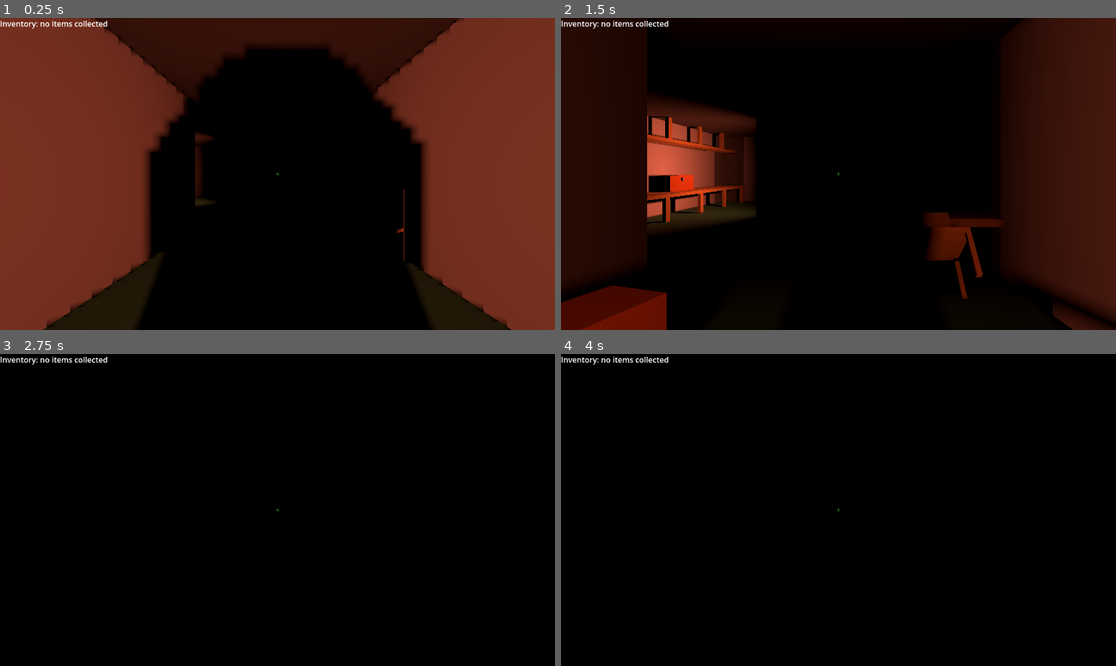
Above: before the commit, frames 1-4 (two rows, left to right).
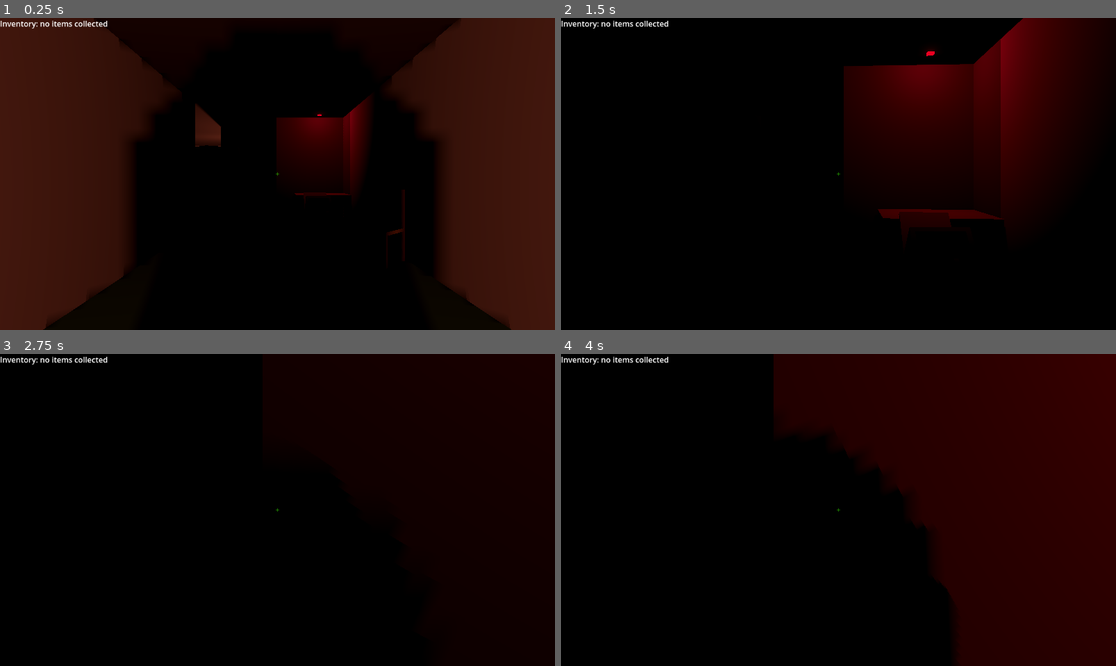
Above: after the commit, the same moments.

Repository: jamklex/3dshooter
Game: Godot game, scene res://scenes/level_1/_main.tscn
Two runs of this game, one before a commit and one after it. Both use one fixed random seed, a clock stepped at 60 frames per second and the inputs below. This scene is started directly instead of the project's main scene.
Inputs (mouse positions are in pixels of both pictures, inside the frame that each line leads up to):
- Up to frame 1 (0.25 s): no input
- Up to frame 2 (1.5 s): tap Enter at 0.5 s; move the mouse to (866, 174) at 0.52 s; hold W (forward) from 0.53 s (still down); tap E (interact) at 0.6, 1.35 s; tap Space (jump) at 0.77 s; move the mouse to (810, 174) at 1.27 s
- Up to frame 3 (2.75 s): keep holding W (forward); tap Space (jump) at 1.52 s; move the mouse to (288, 503) at 2.02 s; tap E (interact) at 2.1 s
- Up to frame 4 (4 s): keep holding W (forward); tap Space (jump) at 2.75, 3.02, 3.77 s; move the mouse to (832, 516) at 2.77 s; tap E (interact) at 2.85, 3.6 s; move the mouse to (877, 513) at 3.52 s

The runs differ from the first frame. In frame 1, 61% of the frame differs, in the area x 0-100%, y 0-100%; in frame 2, 46%; in frame 3, 0.4%; in frame 4, 42%.

Commit message:
improved lighting, more props and vents

Diff:
--- /dev/null
+++ b/assets/models/airvent/airvent.tres
@@ -0,0 +1,4 @@
+[gd_resource type="StandardMaterial3D" format=3 uid="uid://bgaabpcknx8cd"]
+
+[resource]
+albedo_color = Color(0.411765, 0.643137, 0.494118, 1)
--- /dev/null
+++ b/assets/models/airvent/airvent.tscn
@@ -0,0 +1,26 @@
+[gd_scene load_steps=4 format=3 uid="uid://dq7k23rt2b1yq"]
+
+[ext_resource type="Material" uid="uid://bgaabpcknx8cd" path="res://assets/models/airvent/airvent.tres" id="1_0k0qp"]
+[ext_resource type="Script" path="res://shared/scripts/clickable.gd" id="1_di3os"]
+
+[sub_resource type="StandardMaterial3D" id="StandardMaterial3D_mdisq"]
+albedo_color = Color(0, 0, 0, 1)
+
+[node name="airvent" type="CSGBox3D"]
+use_collision = true
+size = Vector3(0.2, 1, 1)
+material = ExtResource("1_0k0qp")
+script = ExtResource("1_di3os")
+disable_on_interact = true
+action = 3
+
+[node name="grid" type="CSGBox3D" parent="."]
+transform = Transform3D(1, 0, 0, 0, 0.707107, -0.707107, 0, 0.707107, 0.707107, 0.1, 0, 0)
+size = Vector3(0.1, 0.6, 0.6)
+material = ExtResource("1_0k0qp")
+
+[node name="grid2" type="CSGBox3D" parent="."]
+transform = Transform3D(1, 0, 0, 0, -4.37114e-08, -1, 0, 1, -4.37114e-08, 0.1, 0, 0)
+operation = 2
+size = Vector3(0.1, 0.6, 0.6)
+material = SubResource("StandardMaterial3D_mdisq")
--- /dev/null
+++ b/assets/models/boxes/box.tres
@@ -0,0 +1,4 @@
+[gd_resource type="StandardMaterial3D" format=3 uid="uid://bfa6awgv17b8m"]
+
+[resource]
+albedo_color = Color(0.160784, 0.247059, 0.329412, 1)
--- /dev/null
+++ b/assets/models/boxes/boxes.tscn
@@ -0,0 +1,34 @@
+[gd_scene load_steps=2 format=3 uid="uid://de1t4ilfnctum"]
+
+[ext_resource type="Material" uid="uid://bfa6awgv17b8m" path="res://assets/models/boxes/box.tres" id="1_mjj0n"]
+
+[node name="boxes" type="Node3D"]
+
+[node name="large_middle" type="CSGBox3D" parent="."]
+transform = Transform3D(1, 0, 0, 0, 1, 0, 0, 0, 1, 0, 0.5, 0)
+use_collision = true
+size = Vector3(2, 1, 1)
+material = ExtResource("1_mjj0n")
+
+[node name="large_right" type="CSGBox3D" parent="."]
+transform = Transform3D(-0.262425, 0, 0.964952, 0, 1, 0, -0.964952, 0, -0.262425, 0, 0.5, -0.71686)
+use_collision = true
+size = Vector3(2, 1, 1)
+material = ExtResource("1_mjj0n")
+
+[node name="large_top" type="CSGBox3D" parent="."]
+transform = Transform3D(0.410576, 0, 0.911827, 0, 1, 0, -0.911827, 0, 0.410576, -0.493, 1.5, -0.717)
+use_collision = true
+size = Vector3(2, 1, 1)
+material = ExtResource("1_mjj0n")
+
+[node name="large_left" type="CSGBox3D" parent="."]
+transform = Transform3D(0.886688, 0, 0.462368, 0, 1, 0, -0.462368, 0, 0.886688, -0.493, 0.5, 1.40289)
+use_collision = true
+size = Vector3(2, 1, 1)
+material = ExtResource("1_mjj0n")
+
+[node name="small_top" type="CSGBox3D" parent="."]
+transform = Transform3D(0.432605, 0, 0.901583, 0, 1, 0, -0.901583, 0, 0.432605, -0.387, 1.5, 1.035)
+use_collision = true
+material = ExtResource("1_mjj0n")
--- /dev/null
+++ b/assets/models/lamp/floor_lamp.tscn
@@ -0,0 +1,15 @@
+[gd_scene load_steps=3 format=3 uid="uid://6wpg15f3dwxv"]
+
+[ext_resource type="Script" path="res://shared/scripts/glowable.gd" id="1_gu2pa"]
+
+[sub_resource type="StandardMaterial3D" id="StandardMaterial3D_yk6wy"]
+
+[node name="top_lamp" type="CSGBox3D"]
+size = Vector3(0.1, 0.05, 0.1)
+material = SubResource("StandardMaterial3D_yk6wy")
+script = ExtResource("1_gu2pa")
+color = Color(0.419608, 0.588235, 0.345098, 1)
+
+[node name="light" type="OmniLight3D" parent="."]
+shadow_enabled = true
+omni_range = 3.0
--- /dev/null
+++ b/assets/models/lamp/top_lamp.tscn
@@ -0,0 +1,15 @@
+[gd_scene load_steps=3 format=3 uid="uid://c0xarjkovxkuc"]
+
+[ext_resource type="Script" path="res://shared/scripts/glowable.gd" id="1_4xmsj"]
+
+[sub_resource type="StandardMaterial3D" id="StandardMaterial3D_yk6wy"]
+
+[node name="top_lamp" type="CSGBox3D"]
+size = Vector3(0.1, 0.05, 0.1)
+material = SubResource("StandardMaterial3D_yk6wy")
+script = ExtResource("1_4xmsj")
+color = Color(0.470588, 0.580392, 0.694118, 1)
+
+[node name="light" type="OmniLight3D" parent="."]
+shadow_enabled = true
+omni_range = 3.0
--- a/assets/models/lamp/wall_lamp.gd
+++ /dev/null
@@ -1,11 +0,0 @@
-extends Node3D
-
-@export var color = "c05239" as Color
-@onready var lamp = $lamp as CSGBox3D
-@onready var light = $lamp/light as SpotLight3D
-
-func _ready():
-	var lamp_material = lamp.material as StandardMaterial3D
-	lamp_material.albedo_color = color
-	lamp_material.emission = color
-	light.light_color = color
--- a/assets/models/lamp/wall_lamp.tres
+++ /dev/null
@@ -1,4 +0,0 @@
-[gd_resource type="StandardMaterial3D" format=3 uid="uid://bsvhgtsmp4yfj"]
-
-[resource]
-emission_enabled = true
--- a/assets/models/lamp/wall_lamp.tscn
+++ b/assets/models/lamp/wall_lamp.tscn
@@ -1,27 +1,25 @@
-[gd_scene load_steps=4 format=3 uid="uid://crn8jtwfkuoq3"]
+[gd_scene load_steps=4 format=3 uid="uid://c6oqupr7ertgm"]
 
-[ext_resource type="Material" uid="uid://bsvhgtsmp4yfj" path="res://assets/models/lamp/wall_lamp.tres" id="1_ksdbq"]
-[ext_resource type="Script" path="res://assets/models/lamp/wall_lamp.gd" id="1_o0x3r"]
+[ext_resource type="Script" path="res://shared/scripts/glowable.gd" id="1_awe21"]
 [ext_resource type="Material" uid="uid://1gwhllq1a4so" path="res://assets/models/lamp/wall_lamp_base.tres" id="2_a1rsa"]
 
-[node name="wall_lamp" type="Node3D"]
-script = ExtResource("1_o0x3r")
+[sub_resource type="StandardMaterial3D" id="StandardMaterial3D_ko1xw"]
+emission_enabled = true
 
-[node name="lamp" type="CSGBox3D" parent="."]
+[node name="wall_lamp" type="CSGBox3D"]
 size = Vector3(0.3, 0.5, 0.1)
-material = ExtResource("1_ksdbq")
+material = SubResource("StandardMaterial3D_ko1xw")
+script = ExtResource("1_awe21")
 
-[node name="light" type="SpotLight3D" parent="lamp"]
-light_energy = 10.0
-light_indirect_energy = 15.0
+[node name="light" type="OmniLight3D" parent="."]
+light_color = Color(0.584314, 0.552941, 0.670588, 1)
+light_energy = 5.0
+light_indirect_energy = 5.0
+light_volumetric_fog_energy = 5.0
 shadow_enabled = true
-shadow_blur = 2.0
-spot_range = 12.0
-spot_attenuation = 0.3
-spot_angle = 65.0
-spot_angle_attenuation = 2.0
+omni_range = 12.0
 
-[node name="base" type="CSGBox3D" parent="lamp"]
+[node name="base" type="CSGBox3D" parent="."]
 transform = Transform3D(1, 0, 0, 0, 1, 0, 0, 0, 1, 0, 0, 0.025548)
 size = Vector3(0.4, 0.6, 0.05)
 material = ExtResource("2_a1rsa")
--- /dev/null
+++ b/assets/models/panels/panel.tscn
@@ -0,0 +1,4 @@
+[gd_scene format=3 uid="uid://c4d5831f0wvvp"]
+
+[node name="panel" type="CSGBox3D"]
+size = Vector3(0.5, 0.1, 1)
--- a/assets/models/player/player.gd
+++ b/assets/models/player/player.gd
@@ -67,7 +67,7 @@
 	if !Input.is_action_just_pressed("interact"):
 		return
 	var distance = self.global_position.distance_to(collider.global_position)
-	if distance > interact_distance:
+	if distance > InteractionHelper.interact_distance(collider, interact_distance):
 		return
 	if collider.has_method("interact"):
 		collider.interact(self)
--- a/scenes/level_1/_main.tscn
+++ b/scenes/level_1/_main.tscn
@@ -11,8 +11,11 @@
 [ext_resource type="PackedScene" uid="uid://bhdudjag6gu48" path="res://assets/models/roof/roof.tscn" id="7_mlhrq"]
 [ext_resource type="PackedScene" uid="uid://bj0dmkliaxidt" path="res://assets/models/table/table.tscn" id="8_eopf7"]
 [ext_resource type="PackedScene" uid="uid://d2dk5nxi2ti7c" path="res://assets/models/item/item.tscn" id="11_0wgjw"]
+[ext_resource type="PackedScene" uid="uid://de1t4ilfnctum" path="res://assets/models/boxes/boxes.tscn" id="11_pbjhs"]
 [ext_resource type="PackedScene" uid="uid://cpa6tt7ijrjsb" path="res://assets/models/leaver/leaver.tscn" id="12_udwnb"]
-[ext_resource type="PackedScene" uid="uid://crn8jtwfkuoq3" path="res://assets/models/lamp/wall_lamp.tscn" id="13_ia30y"]
+[ext_resource type="PackedScene" uid="uid://c6oqupr7ertgm" path="res://assets/models/lamp/wall_lamp.tscn" id="13_ia30y"]
+[ext_resource type="PackedScene" uid="uid://c0xarjkovxkuc" path="res://assets/models/lamp/top_lamp.tscn" id="14_xkeo5"]
+[ext_resource type="PackedScene" uid="uid://dq7k23rt2b1yq" path="res://assets/models/airvent/airvent.tscn" id="15_532me"]
 
 [node name="Level 1" type="Node3D"]
 
@@ -400,6 +403,24 @@
 [node name="chest9" parent="Props" instance=ExtResource("6_y0qcw")]
 transform = Transform3D(0.971681, 0, 0.236295, 0, 1, 0, -0.236295, 0, 0.971681, -16.5, 0.758034, -5.5)
 
+[node name="leaver" parent="Props" instance=ExtResource("12_udwnb")]
+transform = Transform3D(-4.37114e-08, -1, 0, 1, -4.37114e-08, 0, 0, 0, 1, -33.9671, 1.29327, -4.99951)
+
+[node name="boxes" parent="Props" instance=ExtResource("11_pbjhs")]
+transform = Transform3D(0.212041, 0, -0.977261, 0, 1, 0, 0.977261, 0, 0.212041, -26.8502, -1.43424e-07, -6.81196)
+
+[node name="boxes2" parent="Props" instance=ExtResource("11_pbjhs")]
+transform = Transform3D(-0.936959, 0, 0.349439, 0, 1, 0, -0.349439, 0, -0.936959, -20.9895, 9.49949e-08, -4.95725)
+
+[node name="boxes3" parent="Props" instance=ExtResource("11_pbjhs")]
+transform = Transform3D(-0.992474, 0, 0.122458, 0, 1, 0, -0.122458, 0, -0.992474, -27.3139, 3.33413e-07, -2.6727)
+
+[node name="boxes4" parent="Props" instance=ExtResource("11_pbjhs")]
+transform = Transform3D(-0.207656, 0, 0.978203, 0, 1, 0, -0.978203, 0, -0.207656, -31.5, 0, -3.39434)
+
+[node name="boxes5" parent="Props" instance=ExtResource("11_pbjhs")]
+transform = Transform3D(-0.93696, 0, 0.349439, 0, 1, 0, -0.349439, 0, -0.93696, -5.41483, 0, 2.52482)
+
 [node name="Floor" type="Node3D" parent="."]
 
 [node name="long-floor" parent="Floor" instance=ExtResource("1_c2l71")]
@@ -471,14 +492,28 @@
 [node name="long-floor21" parent="Floor" instance=ExtResource("1_c2l71")]
 transform = Transform3D(1, 0, 0, 0, 1, 0, 0, 0, 1, -31, 0, -7)
 
-[node name="leaver" parent="." instance=ExtResource("12_udwnb")]
-transform = Transform3D(-4.37114e-08, -1, 0, 1, -4.37114e-08, 0, 0, 0, 1, -33.9671, 1.29327, -4.99951)
-
-[node name="wall_lamp" parent="." instance=ExtResource("13_ia30y")]
+[node name="lamps" type="Node3D" parent="."]
+
+[node name="wall_lamp" parent="lamps" instance=ExtResource("13_ia30y")]
 transform = Transform3D(-4.37114e-08, 0, 1, 0, 1, 0, -1, 0, -4.37114e-08, 5.93239, 1.23272, 0.020648)
-
-[node name="wall_lamp2" parent="." instance=ExtResource("13_ia30y")]
+flicker_enabled = true
+
+[node name="wall_lamp2" parent="lamps" instance=ExtResource("13_ia30y")]
 transform = Transform3D(-1, 0, -8.74228e-08, 0, 1, 0, 8.74228e-08, 0, -1, -11.0382, 1.3812, 2.07007)
-
-[node name="wall_lamp3" parent="." instance=ExtResource("13_ia30y")]
+flicker_enabled = true
+
+[node name="wall_lamp3" parent="lamps" instance=ExtResource("13_ia30y")]
 transform = Transform3D(1, 0, 0, 0, 1, 0, 0, 0, 1, -23.0406, 1.5996, 1.92503)
+flicker_enabled = true
+
+[node name="top_lamp" parent="lamps" instance=ExtResource("14_xkeo5")]
+transform = Transform3D(1, 0, 0, 0, 1, 0, 0, 0, 1, -5.45413, 2.99964, -1.20282)
+color = Color(0.917647, 0, 0.137255, 1)
+flicker_enabled = true
+flicker_interval_sec = [2.0, 0.3]
+flicker_natural = false
+
+[node name="vents" type="Node3D" parent="."]
+
+[node name="airvent" parent="vents" instance=ExtResource("15_532me")]
+transform = Transform3D(-4.37114e-08, 0, -1, 0, 1, 0, 1, 0, -4.37114e-08, -21, 2, -8)
--- a/shared/scripts/InteractionHelper.gd
+++ b/shared/scripts/InteractionHelper.gd
@@ -9,3 +9,9 @@
 		inventory[key] = value
 	player.show_last_drop("found: " + str(drops))
 	player.refresh_inventory_output()
+
+static func interact_distance(interactable, default_distance):
+	var item_distance = interactable.get("interact_distance_m")
+	if item_distance != null:
+		return item_distance
+	return default_distance
--- a/shared/scripts/actions.gd
+++ b/shared/scripts/actions.gd
@@ -3,7 +3,8 @@
 enum TYPE {
 	PRINT_ON,
 	PRINT_OFF,
-	TELEPORT_TO_BASE
+	TELEPORT_TO_BASE,
+	STORE_LOOT
 }
 
 static func execute_action(action: Actions.TYPE):
@@ -13,6 +14,8 @@
 		Actions.TYPE.PRINT_OFF:
 			print("off")
 		Actions.TYPE.TELEPORT_TO_BASE:
-			print("teleport back")
+			print("TODO: teleport back")
+		Actions.TYPE.STORE_LOOT:
+			print("TODO: store loot")
 		_:
 			print("action " + str(action) + " is not implemented")
--- a/shared/scripts/clickable.gd
+++ b/shared/scripts/clickable.gd
@@ -9,11 +9,14 @@
 @export var disable_on_interact = false
 @export var action: Actions.TYPE
 @export var highlight_seconds = 0.1 as float
+@export var interact_distance_m = 2.0
 
 func _ready():
-	highlightTimer.connect("timeout", Callable(self, "remove_highlight"), 0)
-	highlightTimer.one_shot = true
-	add_child(highlightTimer)
+	material = material.duplicate(true) # individual material
+	if highlight_seconds > 0:
+		highlightTimer.connect("timeout", Callable(self, "remove_highlight"), 0)
+		highlightTimer.one_shot = true
+		add_child(highlightTimer)
 
 func can_interact():
 	return interactable
@@ -23,8 +26,11 @@
 	await click_animation()
 	if(disable_on_interact):
 		interactable = false
+		remove_highlight()
 
 func highlight():
+	if !interactable:
+		return
 	highlightTimer.wait_time = highlight_seconds
 	highlightTimer.start()
 	highlighted = true
@@ -36,5 +42,5 @@
 	material.emission_enabled = false
 
 func click_animation():
-	print("click animation")
+	print("TODO: click animation")
 	return true
--- /dev/null
+++ b/shared/scripts/glowable.gd
@@ -0,0 +1,49 @@
+class_name Glowable
+
+extends CSGBox3D
+
+@onready var light = $light as OmniLight3D
+@export var active = true
+@export var color = "c05239" as Color
+@export_category("Flicker Effect")
+@export var flicker_enabled = false
+@export var flicker_interval_sec = [0.2,0.5,0.1,0.1,2,0.3]
+@export var flicker_natural = true
+var flicker_timer = Timer.new()
+var flicker_pos = 0
+
+func _ready():
+	material = material.duplicate(true) # individual material
+	if color:
+		material.albedo_color = color
+		light.light_color = color
+	if !active:
+		lights_off()
+		return
+	lights_on()
+	if flicker_enabled:
+		add_child(flicker_timer)
+		flicker_timer.connect("timeout", Callable(self, "trigger_flicker"), 0)
+		flicker_timer.start()
+
+func lights_on():
+	if color:
+		material.emission = color
+	material.emission_enabled = true
+	light.visible = true
+
+func lights_off():
+	material.emission_enabled = false
+	light.visible = false
+
+func trigger_flicker():
+	if light.visible:
+		lights_off()
+	else:
+		lights_on()
+	flicker_pos = (flicker_pos + 1) % flicker_interval_sec.size()
+	var flicker_time = flicker_interval_sec[flicker_pos]
+	if flicker_natural:
+		flicker_time = flicker_time * randf_range(0,2)
+	flicker_timer.wait_time = flicker_time
+	flicker_timer.start()
--- a/shared/scripts/lootable.gd
+++ b/shared/scripts/lootable.gd
@@ -6,8 +6,10 @@
 @export var interactable = true
 @export var highlighted = false
 @export var highlight_seconds = 1.0 as float
+@export var interact_distance_m = 2.0 as float
 
 func _ready():
+	material = material.duplicate(true) # individual material
 	highlightTimer.connect("timeout", Callable(self, "remove_highlight"), 0)
 	highlightTimer.one_shot = true
 	add_child(highlightTimer)
@@ -34,7 +36,7 @@
 	material.emission_enabled = false
 
 func open_animation():
-	print("opening box")
+	print("TODO: opening animation")
 	return true
 
 func get_random_items():
--- a/shared/scripts/pickable.gd
+++ b/shared/scripts/pickable.gd
@@ -9,6 +9,7 @@
 @export var item_type: Items.TYPE
 @onready var mesh = $CollisionShape3D/MeshInstance3D
 @export var highlight_seconds = 1.0 as float
+@export var interact_distance_m = 2.0
 
 func _ready():
 	highlightTimer.connect("timeout", Callable(self, "remove_highlight"), 0)
@@ -37,4 +38,6 @@
 	get_material().emission_enabled = false
 
 func get_material():
-	return mesh.get_surface_override_material(0)
+	var duplicate = mesh.get_surface_override_material(0).duplicate() # individual material
+	mesh.set_surface_override_material(0, duplicate)
+	return duplicate
Not shown: 1 places in scenes/level_1/_main.tscn that only renumber resources
